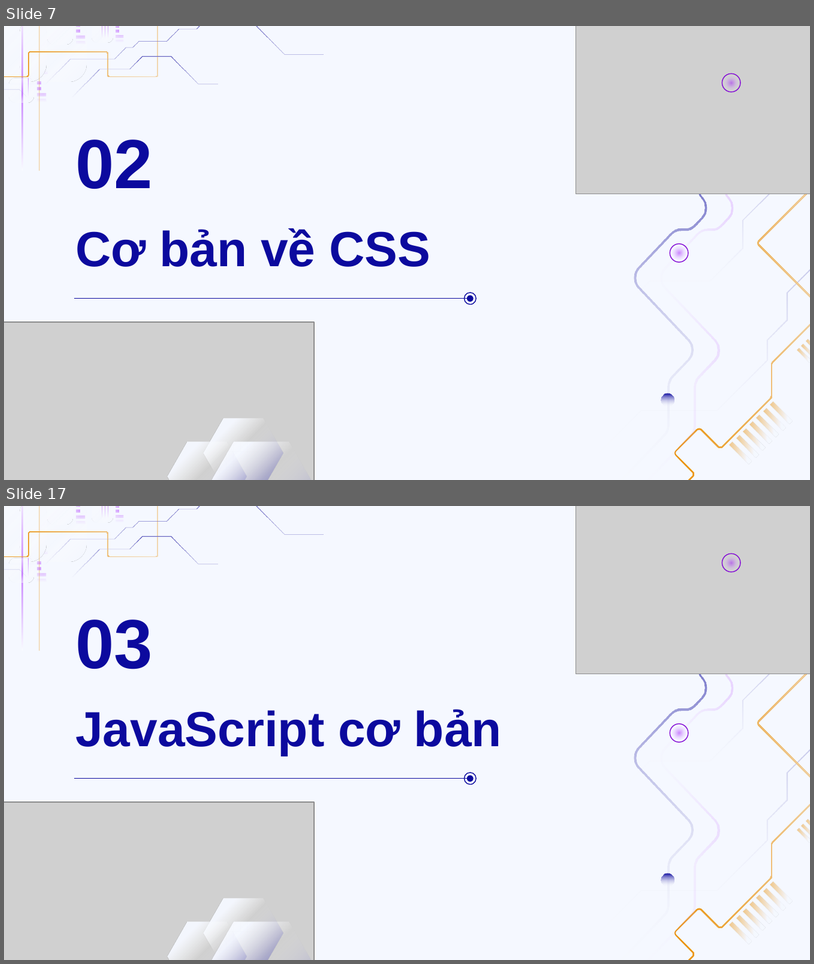
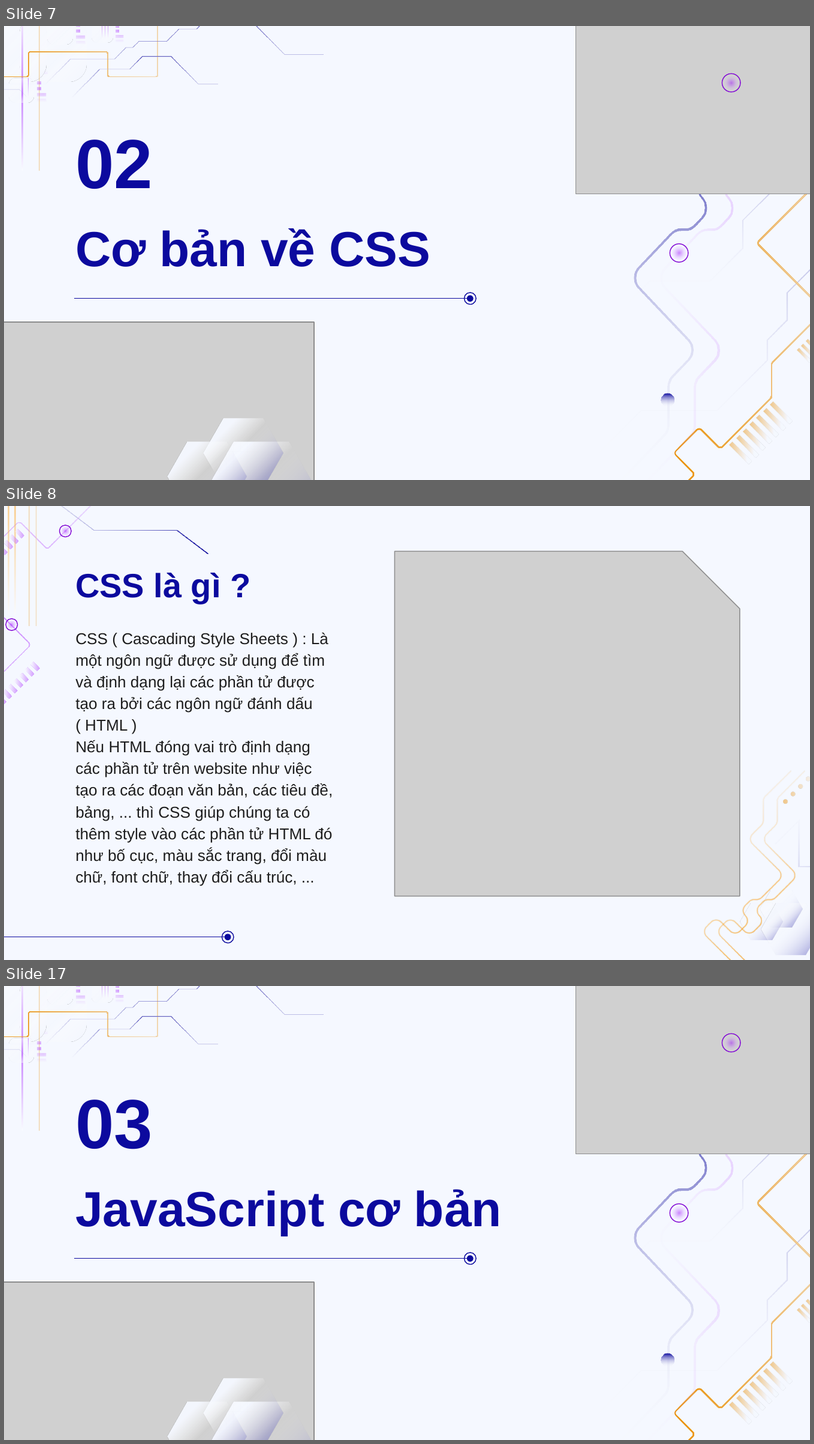
Before and after one commit to duongtrann02/music_app, a slide deck: Công-nghệ-Web.pptx. Shown one above the other, each under a label of ours: slides 7 and 17 before the commit, slides 7, 8 and 17 after it; the slides between them are not shown. The pictures are 814x964 and 814x1444 pixels, drawn with LibreOffice and Linux fonts; fonts in the diff are those of the drawing; grey boxes stand for pictures; background and template pictures are left out. Boxes give left, top, right and bottom in pixels: in the first picture for what was removed or moved away, otherwise in the second. Text is boxed around its words. In the diff, an @@ line names an element or a change of style, - is before the commit and + after.

```diff
--- a/Công-nghệ-Web.pptx
+++ b/Công-nghệ-Web.pptx
@@ slide 8 added at (x1=4, y1=506, x2=810, y2=960), background #F5F8FF @@
@@ group added at (x1=4, y1=506, x2=209, y2=834): 10 freeform shapes, 4 ellipses @@
@@ picture added at (x1=395, y1=551, x2=740, y2=895) @@
@@ title added at (x1=75, y1=573, x2=221, y2=603), 30 pt, text #0C0A9E, bold @@
+CSS là gì ?
@@ subtitle added at (x1=75, y1=632, x2=333, y2=885), 14 pt, text #1D1D1D @@
+CSS ( Cascading Style Sheets ) : Là một ngôn ngữ được sử dụng để tìm và định dạng lại các phần tử được tạo ra bởi các ngôn ngữ đánh dấu
+( HTML )
+Nếu HTML đóng vai trò định dạng các phần tử trên website như việc tạo ra các đoạn văn bản, các tiêu đề, bảng, ... thì CSS giúp chúng ta có thêm style vào các phần tử HTML đó như bố cục, màu sắc trang, đổi màu chữ, font chữ, thay đổi cấu trúc, ...
@@ group added at (x1=4, y1=661, x2=39, y2=705): 7 freeform shapes @@
@@ group added at (x1=705, y1=762, x2=810, y2=960): 8 freeform shapes @@
@@ line added from (4, 937) to (225, 937), #0C0A9E 0.75 pt @@
@@ ellipse added at (x1=222, y1=931, x2=234, y2=943), outline #0C0A9E 0.75 pt @@
@@ ellipse added at (x1=225, y1=933, x2=231, y2=940), fill #0C0A9E @@
```
Also in this commit, not shown: 10 slides changed, 10 other slides added, 7 slides removed, 8 other files.
